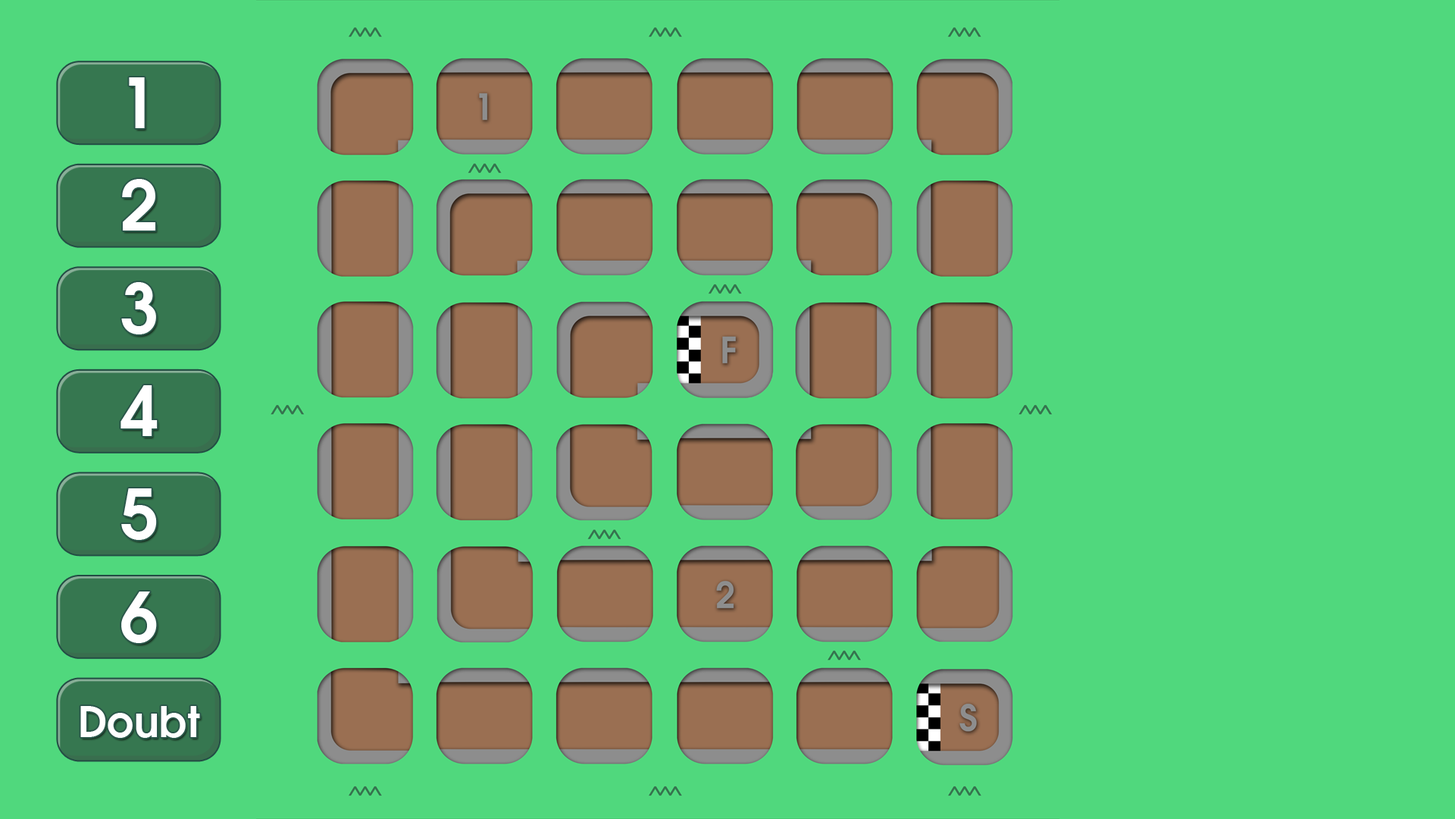
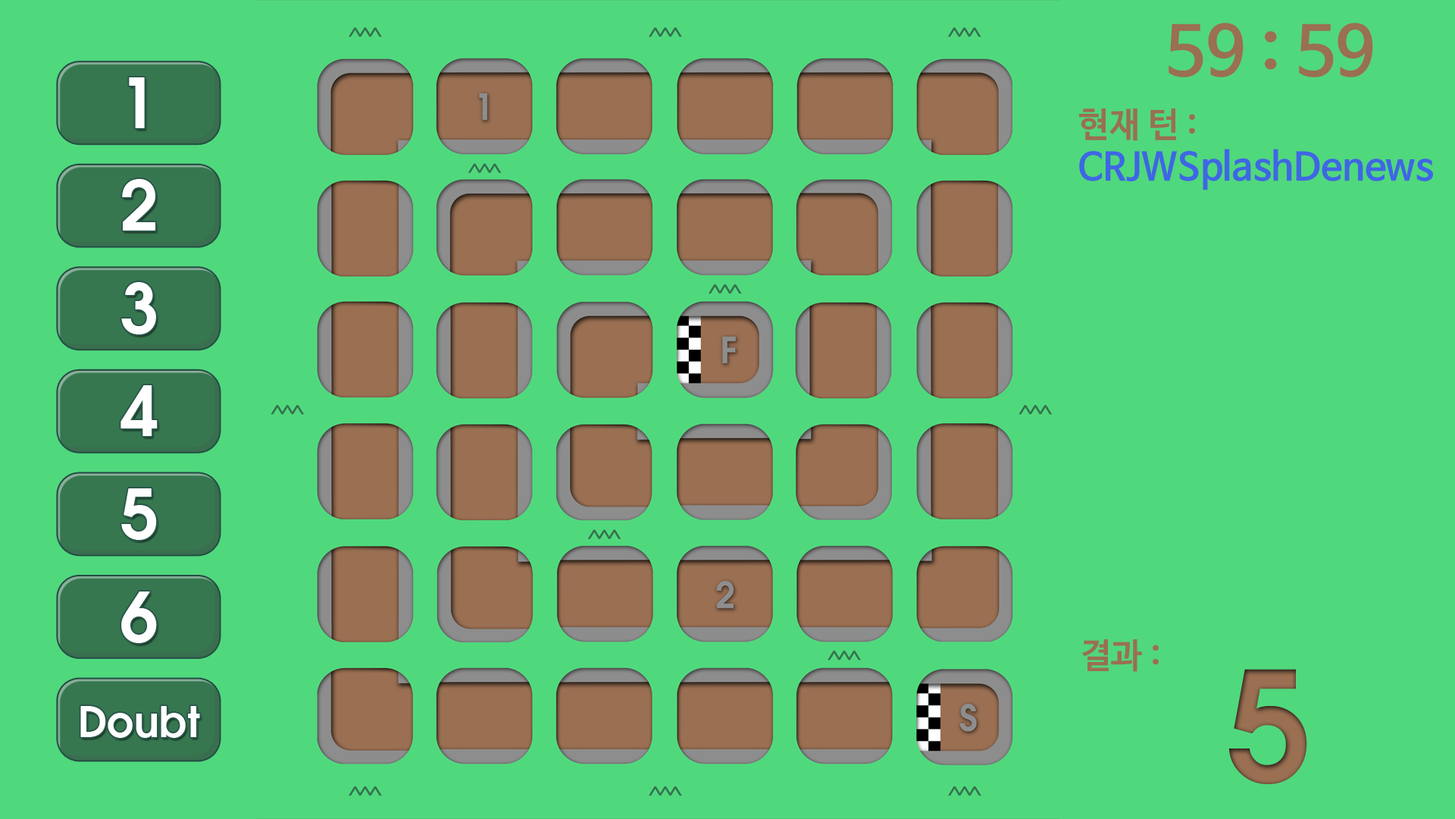
Before/after of a 1455 x 819 layered artwork. What changed in the layer stack:
added group "Turn" with 2 layers above "Result" over bbox(1079, 108, 1434, 191)
added layer "CRJWSplashDenews" in group "Turn" over bbox(1079, 148, 1434, 191)
added layer "현재 턴 :" in group "Turn" over bbox(1079, 108, 1196, 141)
added group "Result" with 2 layers above "Time" over bbox(1082, 638, 1308, 784)
added layer "5" (3rd of 3, in "Result") in group "Result" over bbox(1228, 668, 1308, 784)
added layer "결과 :" in group "Result" over bbox(1082, 638, 1159, 672)
added layer "Time" above "Board" over bbox(1168, 22, 1374, 78)
